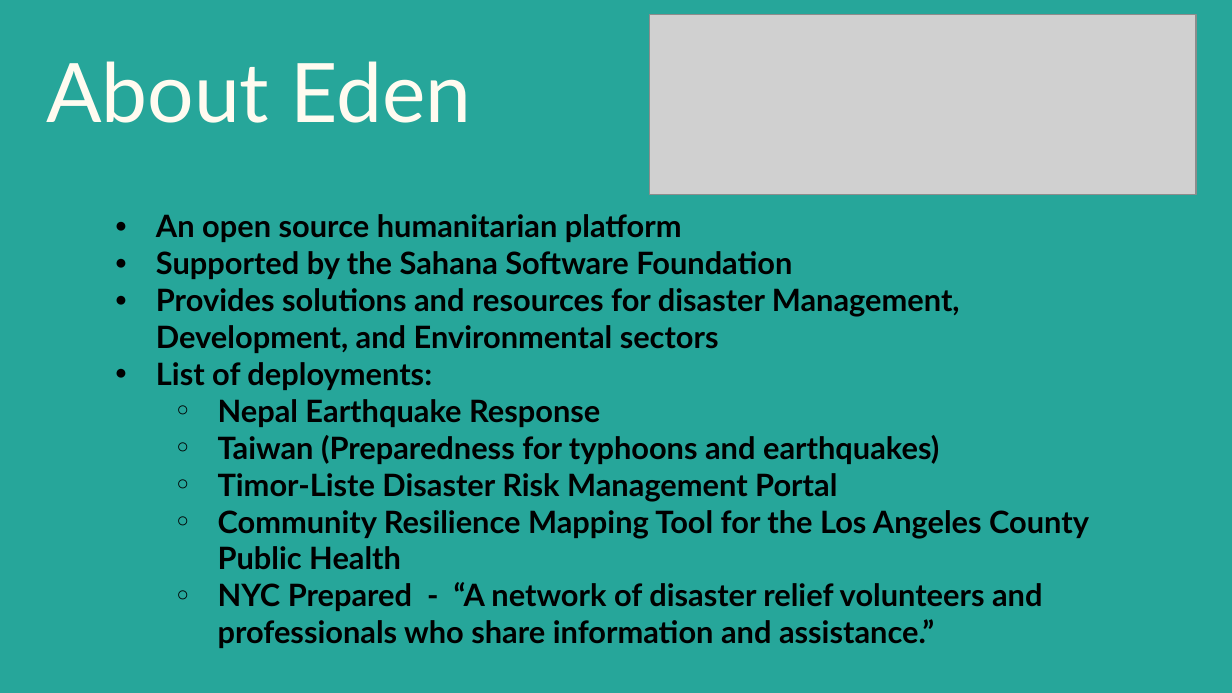
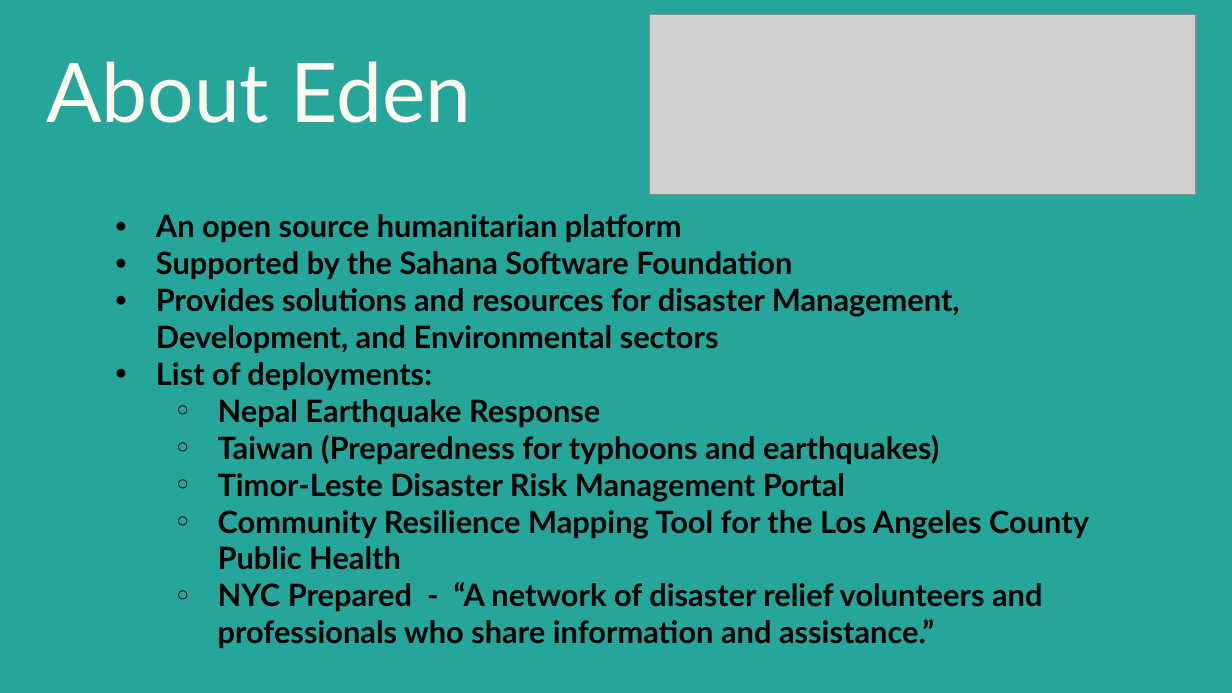
Before and after one commit to CSCI-362-03-2015/Team6, a slide deck: slide 3 of docs/Team6_presentation.pptx. Drawn at 1232x693 pixels with LibreOffice and Linux fonts; fonts in the diff are those of the drawing; grey boxes stand for pictures. Boxes give left, top, right and bottom in pixels: in the first picture for what was removed or moved away, otherwise in the second. Text is boxed around its words. In the diff, an @@ line names an element or a change of style, - is before the commit and + after.

```diff
--- a/docs/Team6_presentation.pptx
+++ b/docs/Team6_presentation.pptx
@@ text at box(218, 473, 845, 502): text changed @@
-  ○ Timor-Liste Disaster Risk Management Portal
+  ○ Timor-Leste Disaster Risk Management Portal
```
Also in this commit, not shown: 8 other slides changed, 1 slide added, 1 other file.
